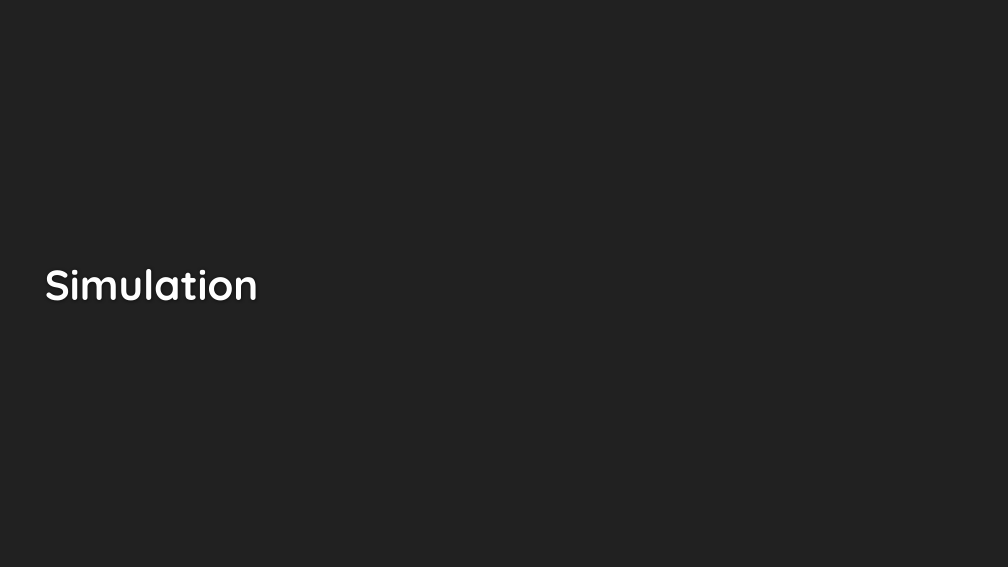
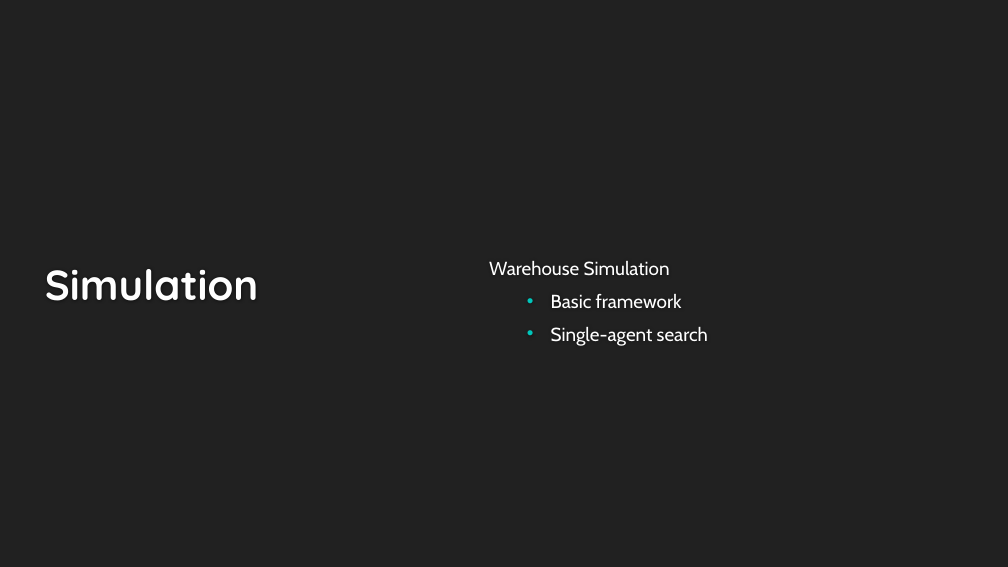
Before and after one commit to VikingDai/Honours-MAPF, a slide deck: slide 36 of Documents/Intermediate Presentation/Presentation Rev 3.pptx (slide 48 before the commit). Drawn at 1008x567 pixels with LibreOffice and Linux fonts; fonts in the diff are those of the drawing; background and template pictures are left out. Boxes give left, top, right and bottom in pixels: in the first picture for what was removed or moved away, otherwise in the second. Text is boxed around its words. In the diff, an @@ line names an element or a change of style, - is before the commit and + after.

```diff
--- a/Documents/Intermediate Presentation/Presentation Rev 3.pptx
+++ b/Documents/Intermediate Presentation/Presentation Rev 3.pptx
@@ text added at (x1=489, y1=261, x2=708, y2=346), 18 pt, text #FFFFFF @@
+Warehouse Simulation
+  • Basic framework
+  • Single-agent search
```
Also in this commit, not shown: 30 other slides changed, 2 slides added, 14 slides removed.
